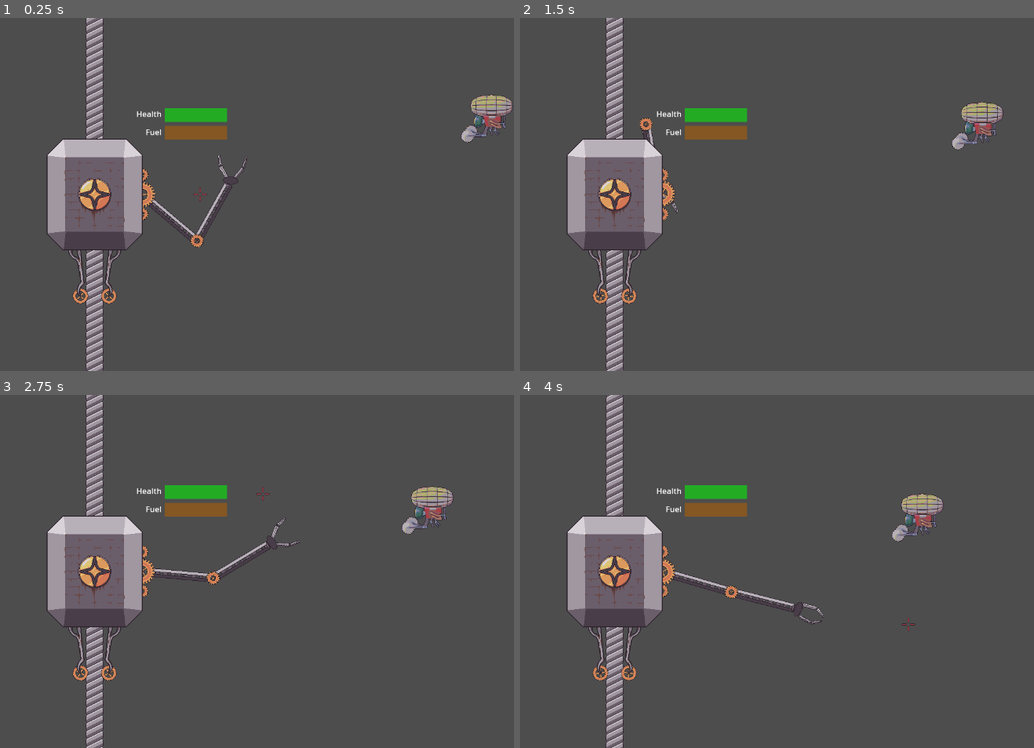
Above: before the commit, frames 1-4 (two rows, left to right).
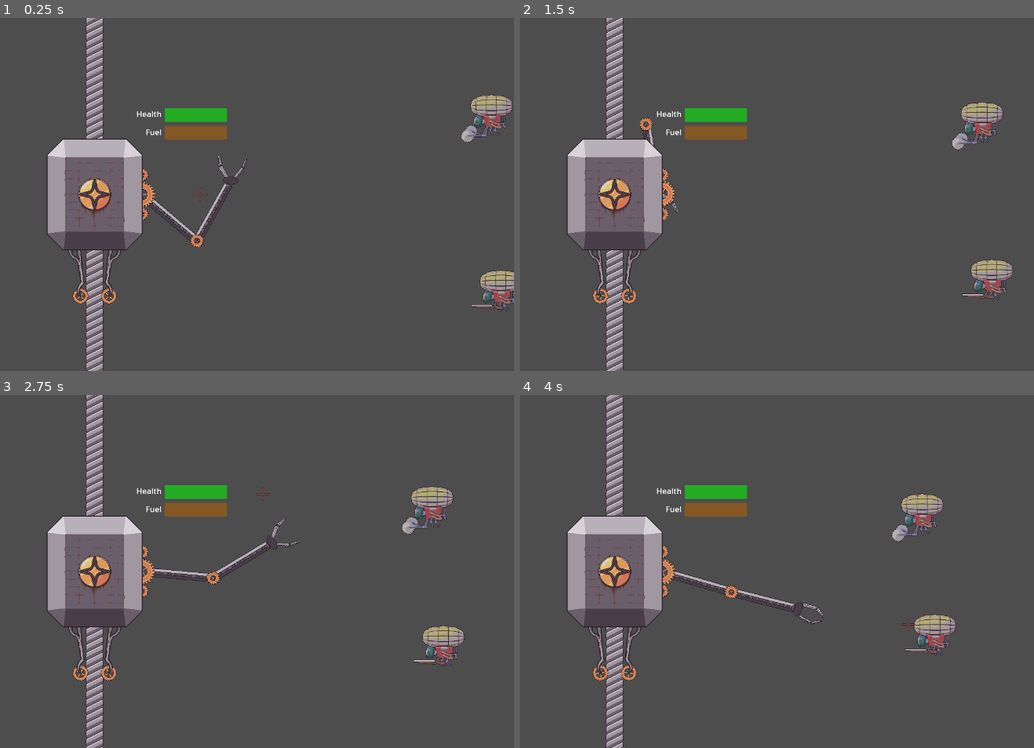
Above: after the commit, the same moments.

Repository: Popcornmotte/elevatorpitch
Game: Godot game, scene res://Scenes/World/test_scenes.tscn
Two runs of this game, one before a commit and one after it. Both use one fixed random seed, a clock stepped at 60 frames per second and the inputs below.
Inputs (mouse positions are in pixels of both pictures, inside the frame that each line leads up to):
- Up to frame 1 (0.25 s): no input
- Up to frame 2 (1.5 s): move the mouse to (859, 176) at 0.52 s; hold W (W) 0.53-1.28 s; move the mouse to (597, 212) at 1.27 s; click (597, 212) at 1.35 s
- Up to frame 3 (2.75 s): tap W (W) at 1.55 s; move the mouse to (262, 493) at 2.02 s; hold W (W) from 2.03 s (still down)
- Up to frame 4 (4 s): move the mouse to (689, 642) at 2.77 s; release W (W) at 2.78 s; tap W (W) at 2.85, 3.8 s; move the mouse to (910, 624) at 3.52 s; press the mouse at (910, 624) at 3.53 s

The runs differ from the first frame. In frame 1, 0.6% of the frame differs, in the area x 91-100%, y 71-84%; in frame 2, 0.6%, in the area x 85-97%, y 68-80%; in frame 3, 0.6%; in frame 4, 0.6%.

Commit message:
rifle enemy added, but broken

Diff:
--- /dev/null
+++ b/Scenes/Objects/Enemies/drone_rifle.tscn
@@ -0,0 +1,45 @@
+[gd_scene load_steps=7 format=3 uid="uid://deu8xdoktbmf1"]
+
+[ext_resource type="Script" path="res://Scripts/Enemies/genericMinion.gd" id="1_17wnk"]
+[ext_resource type="Texture2D" uid="uid://cgv5jqlk7wv12" path="res://Assets/Sprites/Enemies/low_drone_palette_and_size_adjusted.png" id="2_0d5mq"]
+[ext_resource type="Texture2D" uid="uid://ci3qbmylp6nql" path="res://Assets/Sprites/Enemies/low_drone_body_palette_and_size_adjusted.png" id="3_q6ckb"]
+[ext_resource type="PackedScene" uid="uid://cqt125igrje6t" path="res://Scenes/Objects/Enemies/weapons/rifle.tscn" id="4_s7o0v"]
+
+[sub_resource type="CapsuleShape2D" id="CapsuleShape2D_3d6d3"]
+radius = 19.0
+height = 84.0
+
+[sub_resource type="CapsuleShape2D" id="CapsuleShape2D_0tloo"]
+radius = 18.0
+height = 76.0
+
+[node name="DroneRifle" type="RigidBody2D" node_paths=PackedStringArray("weapon", "balloon", "balloonShape")]
+z_index = -1
+collision_layer = 3
+gravity_scale = 0.0
+angular_damp = 2.0
+script = ExtResource("1_17wnk")
+rangedBehavior = true
+weapon = NodePath("WeaponMount/Rifle")
+balloon = NodePath("BalloonSprite")
+balloonShape = NodePath("BalloonShape")
+
+[node name="BalloonSprite" type="Sprite2D" parent="."]
+texture = ExtResource("2_0d5mq")
+
+[node name="BalloonShape" type="CollisionShape2D" parent="."]
+position = Vector2(0, -31)
+rotation = 1.5708
+shape = SubResource("CapsuleShape2D_3d6d3")
+
+[node name="BodySprite" type="Sprite2D" parent="."]
+texture = ExtResource("3_q6ckb")
+
+[node name="BodyShape" type="CollisionShape2D" parent="."]
+position = Vector2(0, 5)
+rotation = 1.5708
+shape = SubResource("CapsuleShape2D_0tloo")
+
+[node name="WeaponMount" type="Marker2D" parent="."]
+
+[node name="Rifle" parent="WeaponMount" instance=ExtResource("4_s7o0v")]
--- /dev/null
+++ b/Scenes/Objects/Enemies/weapons/rifle.tscn
@@ -0,0 +1,31 @@
+[gd_scene load_steps=5 format=3 uid="uid://cqt125igrje6t"]
+
+[ext_resource type="Script" path="res://Scripts/Enemies/weapon.gd" id="1_qgjbn"]
+[ext_resource type="PackedScene" uid="uid://dwxdwntyg1141" path="res://Scenes/Objects/Enemies/projectileBullet.tscn" id="2_jqlub"]
+[ext_resource type="Texture2D" uid="uid://bm0cocpxfg8ba" path="res://Assets/Sprites/Enemies/low_drone_rifle.png" id="3_jylbf"]
+
+[sub_resource type="CircleShape2D" id="CircleShape2D_b4fv3"]
+radius = 29.0172
+
+[node name="Rifle" type="Node2D"]
+script = ExtResource("1_qgjbn")
+damage = 2
+reloadTime = 3.0
+ranged = true
+projectile = ExtResource("2_jqlub")
+projectileSpeed = 1000.0
+
+[node name="Sprite2D" type="Sprite2D" parent="."]
+texture = ExtResource("3_jylbf")
+
+[node name="MeleeArea" type="Area2D" parent="."]
+visible = false
+collision_layer = 0
+collision_mask = 256
+
+[node name="CollisionShape2D" type="CollisionShape2D" parent="MeleeArea"]
+position = Vector2(-48, 29)
+shape = SubResource("CircleShape2D_b4fv3")
+
+[connection signal="body_entered" from="MeleeArea" to="." method="_on_melee_area_body_entered"]
+[connection signal="body_exited" from="MeleeArea" to="." method="_on_melee_area_body_exited"]
--- /dev/null
+++ b/Scenes/UI/debug_marker.tscn
@@ -0,0 +1,9 @@
+[gd_scene load_steps=2 format=3 uid="uid://dqasw4ohy5j0g"]
+
+[ext_resource type="Texture2D" uid="uid://qdg436exlg7u" path="res://Assets/Sprites/target.png" id="1_mpkxx"]
+
+[node name="DebugMarker" type="Node2D"]
+z_index = 100
+
+[node name="Sprite2D" type="Sprite2D" parent="."]
+texture = ExtResource("1_mpkxx")
--- a/Scenes/World/test_scenes.tscn
+++ b/Scenes/World/test_scenes.tscn
@@ -1,12 +1,18 @@
-[gd_scene load_steps=3 format=3 uid="uid://dn314ddhclysm"]
+[gd_scene load_steps=5 format=3 uid="uid://dn314ddhclysm"]
 
 [ext_resource type="PackedScene" uid="uid://bjgjo60texco1" path="res://Scenes/Objects/elevator.tscn" id="1_kgkqi"]
+[ext_resource type="Script" path="res://Scripts/level.gd" id="1_mtyqn"]
 [ext_resource type="PackedScene" uid="uid://ddahiyydcisjm" path="res://Scenes/Objects/Enemies/drone_saw.tscn" id="2_qlvle"]
+[ext_resource type="PackedScene" uid="uid://deu8xdoktbmf1" path="res://Scenes/Objects/Enemies/drone_rifle.tscn" id="3_0yjb8"]
 
 [node name="TestScenes" type="Node2D"]
+script = ExtResource("1_mtyqn")
 
 [node name="Elevator" parent="." instance=ExtResource("1_kgkqi")]
 position = Vector2(425, 360)
 
 [node name="DroneSaw" parent="." instance=ExtResource("2_qlvle")]
 position = Vector2(1244, 208)
+
+[node name="DroneSaw2" parent="." instance=ExtResource("3_0yjb8")]
+position = Vector2(1262, 572)
--- a/Scripts/Enemies/genericMinion.gd
+++ b/Scripts/Enemies/genericMinion.gd
@@ -21,8 +21,15 @@
 	pass
 
 func chooseTarget():
-	target = Global.elevator.global_position + Vector2(randi_range(-90,90),randi_range(-90,90))
-
+	if rangedBehavior:
+		target = global_position.direction_to(Global.elevator.global_position).normalized()
+		target = target * global_position.distance_to(target)/2
+	else:
+		target = Global.elevator.global_position + Vector2(randi_range(-90,90),randi_range(-90,90))
+	var debugmarker = load("res://Scenes/UI/debug_marker.tscn")
+	var dbm = debugmarker.instantiate()
+	get_parent().add_child(dbm)
+	dbm.global_position = target
 #called by the claw when grabbed. Will effectivly destory this minion
 #so it can be used as a throwable
 func grab(clawA):
@@ -61,7 +68,13 @@
 func _process(delta):
 	if(reload>0):reload-=delta
 	move(delta)
-	if(weapon.checkMeleeHit()):
-		if (reload<=0):
-			Global.elevator.takeDamage(weapon.damage)
-			reload = weapon.reloadTime
+	if rangedBehavior:
+		if global_position.distance_to(target) <= 10:
+			if (reload<=0):
+				weapon.fire(global_position.direction_to(target).normalized())
+				reload = weapon.reloadTime
+	else:
+		if(weapon.checkMeleeHit()):
+			if (reload<=0):
+				Global.elevator.takeDamage(weapon.damage)
+				reload = weapon.reloadTime
--- a/Scripts/Enemies/weapon.gd
+++ b/Scripts/Enemies/weapon.gd
@@ -18,10 +18,10 @@
 #trajectory for ranged attacks
 var trajectory : Vector2
 
-func fire():
+func fire(trajectory):
 	var projectileInstance = projectile.instantiate()
-	get_tree().root.add_child(projectileInstance)
-	projectileInstance.velocity = get_parent().linear_velocity + trajectory * projectileSpeed
+	get_parent().get_parent().get_parent().add_child(projectileInstance)
+	projectileInstance.velocity = get_parent().get_parent().linear_velocity + trajectory * projectileSpeed
 	projectileInstance.position = global_position
 
 
--- a/Scripts/Global.gd
+++ b/Scripts/Global.gd
@@ -5,3 +5,5 @@
 
 #the elevator will assign itself to this variable
 var elevator : Node2D
+#current Level Scene. since it is different than root
+var level
--- /dev/null
+++ b/Scripts/level.gd
@@ -0,0 +1,12 @@
+extends Node2D
+
+func _enter_tree():
+	Global.level = self
+# Called when the node enters the scene tree for the first time.
+func _ready():
+	pass # Replace with function body.
+
+
+# Called every frame. 'delta' is the elapsed time since the previous frame.
+func _process(delta):
+	pass
Binary file added: Assets/Sprites/Enemies/low_drone_rifle.png
Not shown, added: Assets/Sprites/Enemies/low_drone_rifle.png.import
